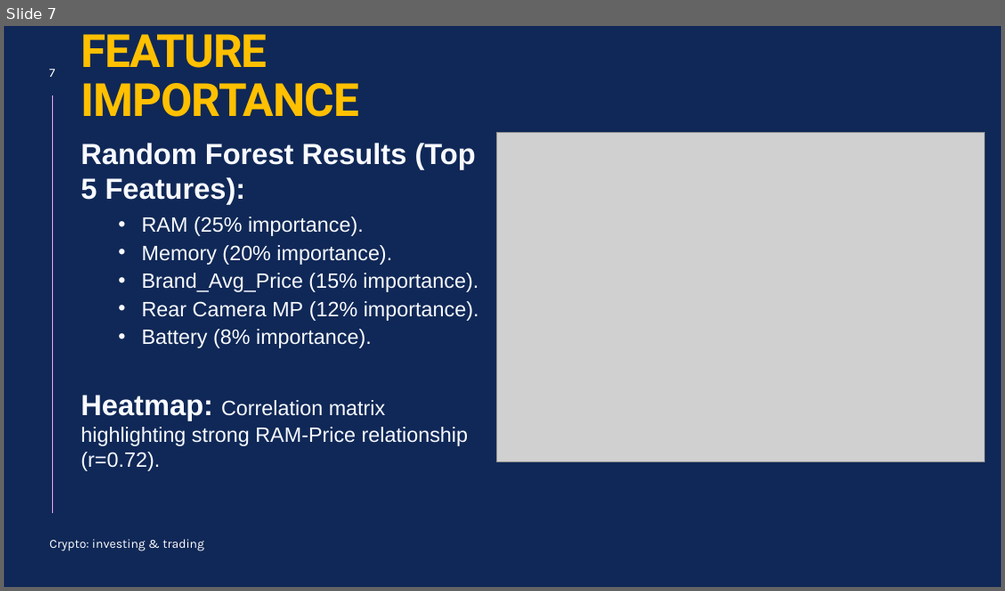
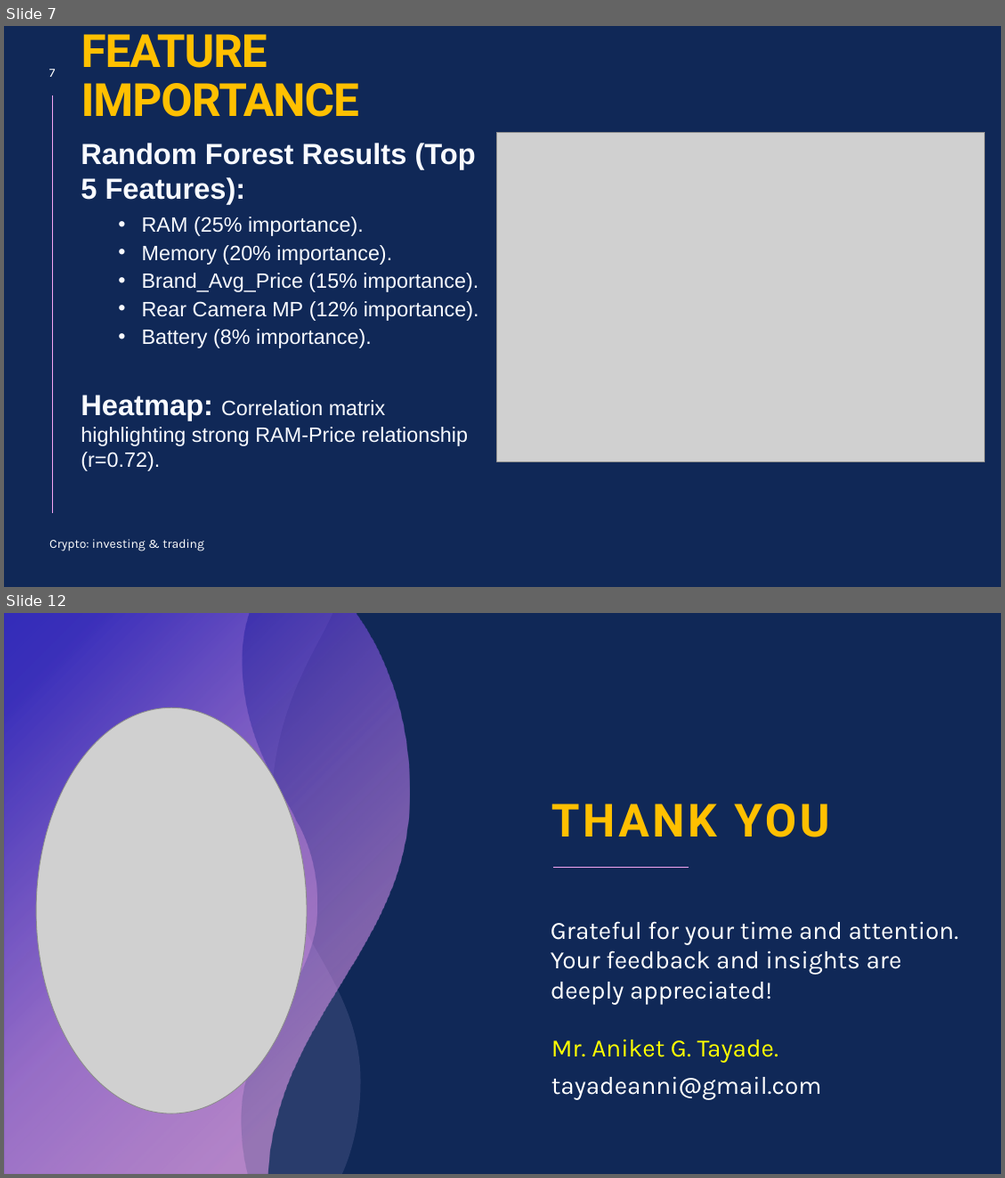
Before and after one commit to tayade-aniket/mobile-price-prediction-NHIS, a slide deck: ppt.pptx. Shown one above the other, each under a label of ours: slide 7 before the commit, slides 7 and 12 after it; the slides between them are not shown. The pictures are 1005x591 and 1005x1178 pixels, drawn with LibreOffice and Linux fonts; fonts in the diff are those of the drawing; grey boxes stand for pictures. Boxes give left, top, right and bottom in pixels: in the first picture for what was removed or moved away, otherwise in the second. Text is boxed around its words. In the diff, an @@ line names an element or a change of style, - is before the commit and + after.

```diff
--- a/ppt.pptx
+++ b/ppt.pptx
@@ slide 12 added at (4, 613, 1001, 1174), background #102857 @@
@@ freeform shape added at (4, 613, 360, 1174), fill #C3B9F2 at 14% opacity @@
@@ freeform shape added at (4, 613, 409, 1174), fill gradient #F6A6F4 to #180DC2 @@
@@ freeform shape added at (4, 613, 317, 1174), fill gradient #F6A6F4 to #765FE1 @@
@@ picture added at (36, 708, 307, 1114) @@
@@ title added at (551, 803, 829, 837), 44 pt, text #FFC000, bold @@
+THANK YOU
@@ line added from (689, 867) to (554, 867), #F6A6F4 0.5 pt @@
@@ text added at (550, 921, 959, 1005), 24 pt, text #FFFFFF @@
+Grateful for your time and attention.
+Your feedback and insights are deeply appreciated!
@@ text added at (551, 1038, 822, 1099), 24 pt, text #FFFFFF @@
+Mr. Aniket G. Tayade.
+tayadeanni@gmail.com
```
Also in this commit, not shown: 1 slide changed, 4 other slides added, 13 slides removed, 2 other files.
